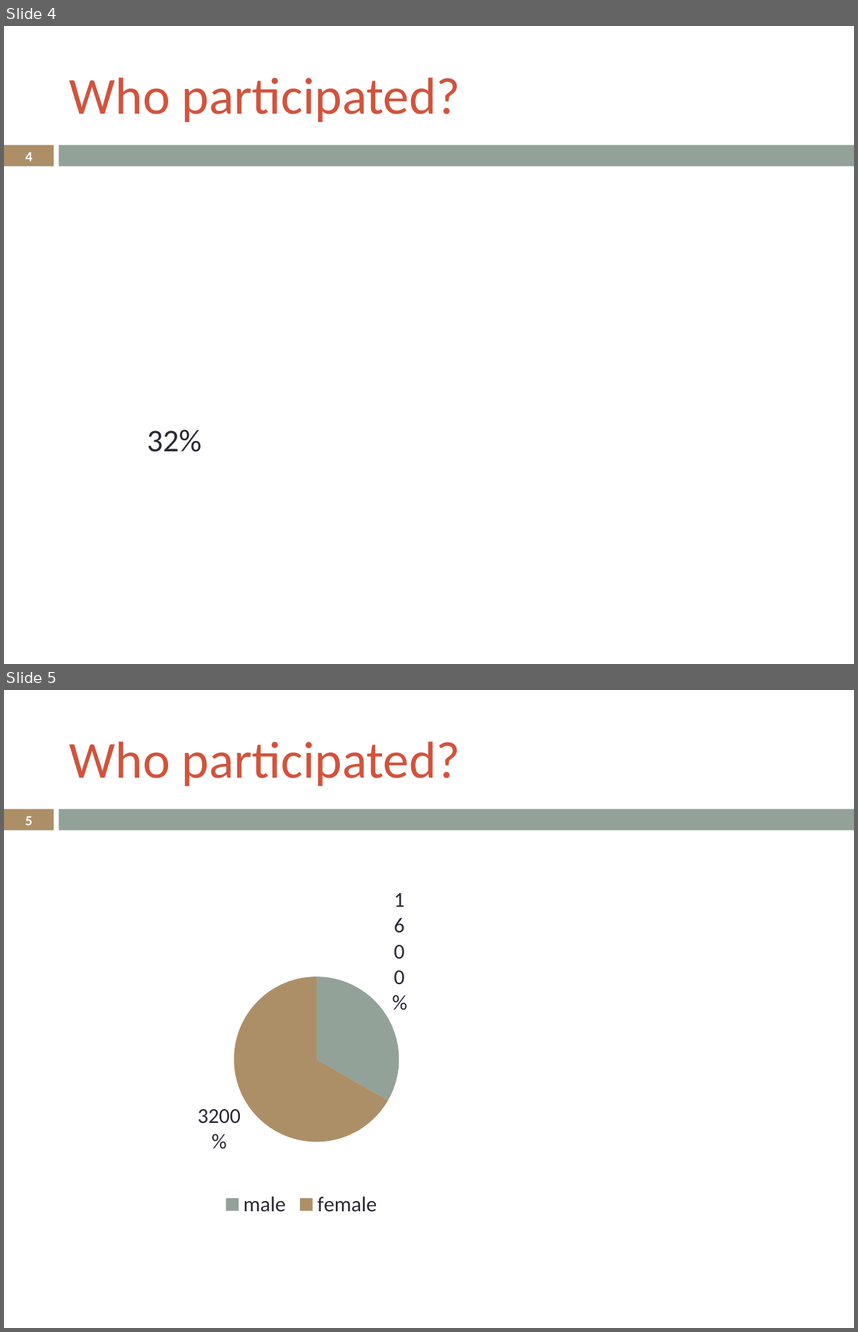
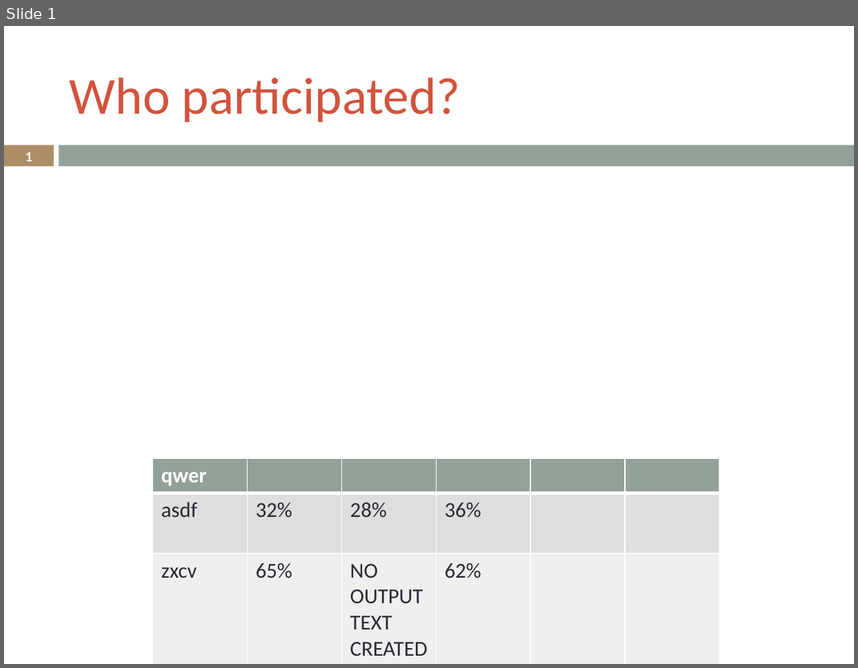
Before and after one commit to LukeSteg/LCABiometric, a slide deck: exampleOutput.pptx. Shown one above the other, each under a label of ours: slides 4 and 5 before the commit, slide 1 after it. The pictures are 858x1332 and 858x668 pixels, drawn with LibreOffice and Linux fonts; fonts in the diff are those of the drawing. Boxes give left, top, right and bottom in pixels: in the first picture for what was removed or moved away, otherwise in the second. Text is boxed around its words. In the diff, an @@ line names an element or a change of style, - is before the commit and + after.

```diff
--- a/exampleOutput.pptx
+++ b/exampleOutput.pptx
@@ slide 5 removed at box(4, 690, 854, 1328), background #FFFFFF; not listed: 2 template elements that a slide beside it also shows @@
@@ title removed at box(70, 741, 461, 786) @@
-Who participated?
@@ page number removed at box(25, 816, 32, 825) @@
-5
@@ pie chart removed at box(174, 860, 429, 1221) @@
-categories: male, female
-Series 1: 16, 32
@@ what was slide 4 is now slide 1 @@
@@ slide 1 changed as well @@
@@ page number at box(25, 152, 32, 161): text changed @@
-4
+1
@@ text removed at box(147, 429, 201, 452) @@
-32%
@@ table added at box(153, 458, 719, 664), 3 rows, 6 columns @@
+qwer |  |  |  |  | 
+asdf | 32% | 28% | 36% |  | 
+zxcv | 65% | NO OUTPUT TEXT CREATED | 62% |  | 
```
Also in this commit, not shown: 5 other slides removed, 7 other files.
